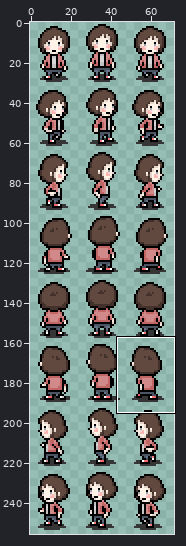
Sprite sheet -- images/dan.png. The picture above shows the old version from afar; the outline marks the close-up.
Close-up. First the earlier version:
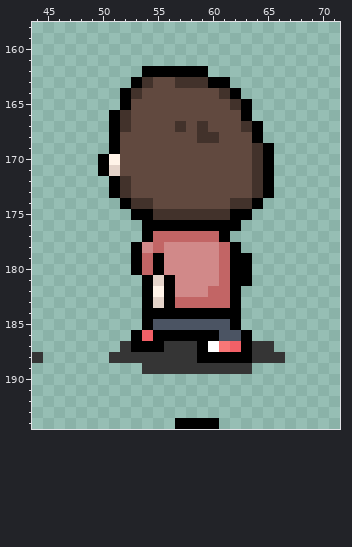
The file is 72x256 pixels. Shown: x 44..71, y 158..194.
And afterwards:
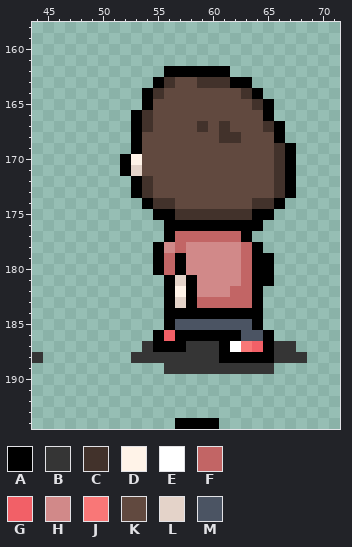
Palette (. is transparent): A #000000  B #353535  C #42322b  D #fff3e8  E #ffffff  F #c26565  G #f26067  H #d18989  J #f97777  K #61493f  L #e4d3c9  M #4b5463
Edits made:
Changed rows in their new state; - is an unchanged pixel.
first column x 50:
162 ----..----AA-------
163 ---..ACKK-CCAA-----
164 --..AC-----KKCA----
165 --..A-------KKCA---
166 -..AC--------KKA---
167 -..AC--K---C-KKCA--
168 -..A-----KKCC-KKA--
169 -..A----------KKCA-
170 ..AD----------KKCA-
171 ..AL----------KKCA-
172 -..AC---------KKCA-
173 -..AC---------KKCA-
174 --..ACC-----KKCCA--
175 ---..AA-----CCAA---
176 ----..-------AA----
177 ----..A----FFA-----
178 ---..A-F---HHFA----
179 ---..-FA---HHFAA---
180 ---..-FA---HHFAA---
181 ----..-LA--HHFAA---
182 ----..-DA-HHFFA----
183 ----..-LA---FFA----
184 ----..-------AA----
185 ----..A-----MMA----
186 ---..-G----AAMMA---
187 --..B-AA-BBAEJGABB-
188 -..------BB---AA-BB
189 ----..--------BB---
Where, in picture pixels (left, top, right, bottom), the same in both close-ups:
changed: (98, 66, 307, 374)
